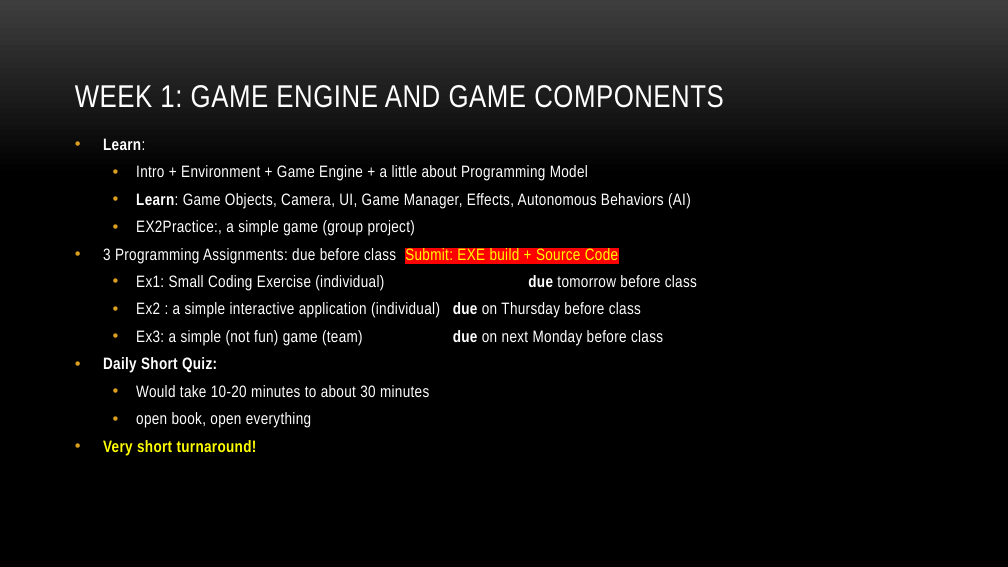
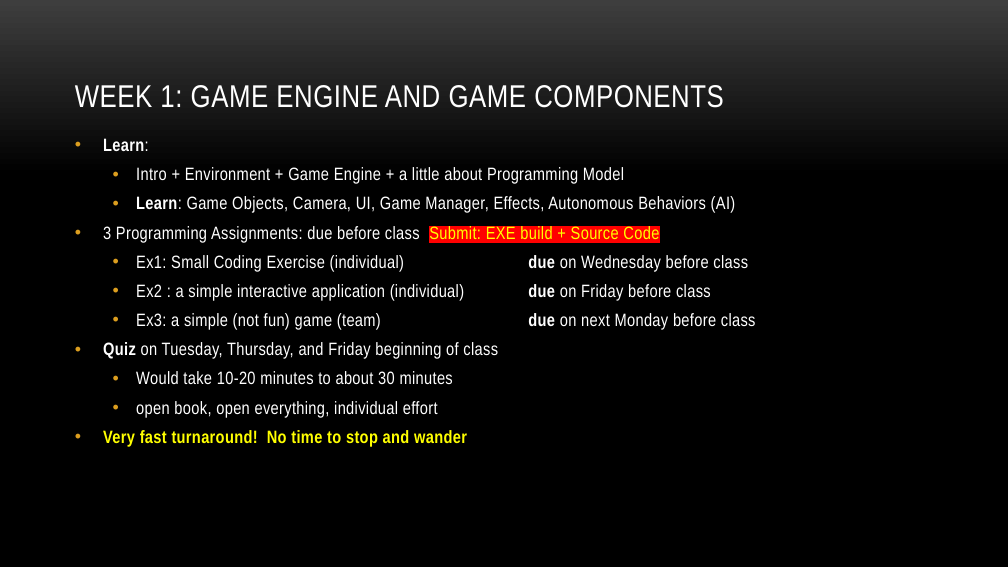
Before and after one commit to myuwbclasses/IntroGameDev-XJTU, a slide deck: slide 12 of PPT/Intro.pptx. Drawn at 1008x567 pixels with LibreOffice and Linux fonts; fonts in the diff are those of the drawing; background and template pictures are left out. Boxes give left, top, right and bottom in pixels: in the first picture for what was removed or moved away, otherwise in the second. Text is boxed around its words. In the diff, an @@ line names an element or a change of style, - is before the commit and + after.

```diff
--- a/PPT/Intro.pptx
+++ b/PPT/Intro.pptx
@@ text at [103, 138, 756, 384]: size 15.7 to 17 pt in "Learn:", "Intro + Environment + Game Engine + ...", "Learn: Game Objects, Camera, UI, Game Manager, ...", "3 Programming Assignments: due before class Submit: ..." and 2 more places @@
@@ text at [136, 220, 415, 236]: paragraph removed @@
-  • EX2Practice:, a simple game (group project)
@@ text at [136, 255, 748, 301]: text changed; size 15.7 to 17 pt @@
-  • Ex1: Small Coding Exercise (individual) due tomorrow before class
-  • Ex2 : a simple interactive application (individual) due on Thursday before class
+  • Ex1: Small Coding Exercise (individual) due on Wednesday before class
+  • Ex2 : a simple interactive application (individual) due on Friday before class
@@ text at [103, 342, 498, 359]: text changed; size 15.7 to 17 pt; bold off @@
-• Daily Short Quiz:
+• Quiz on Tuesday, Thursday, and Friday beginning of class
@@ text at [103, 401, 467, 447]: text changed; size 15.7 to 17 pt @@
-  • open book, open everything
-• Very short turnaround!
+  • open book, open everything, individual effort
+• Very fast turnaround! No time to stop and wander
```
Also in this commit, not shown: 7 other slides changed, 2 slides added, 1 slide removed.
